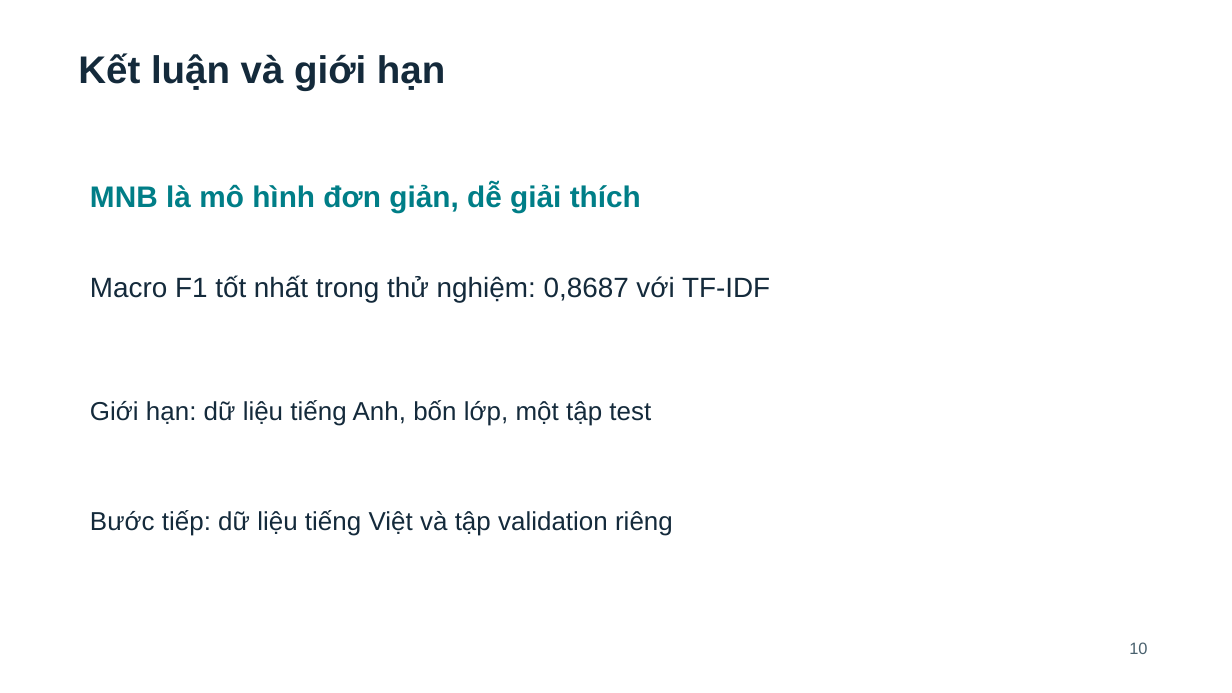
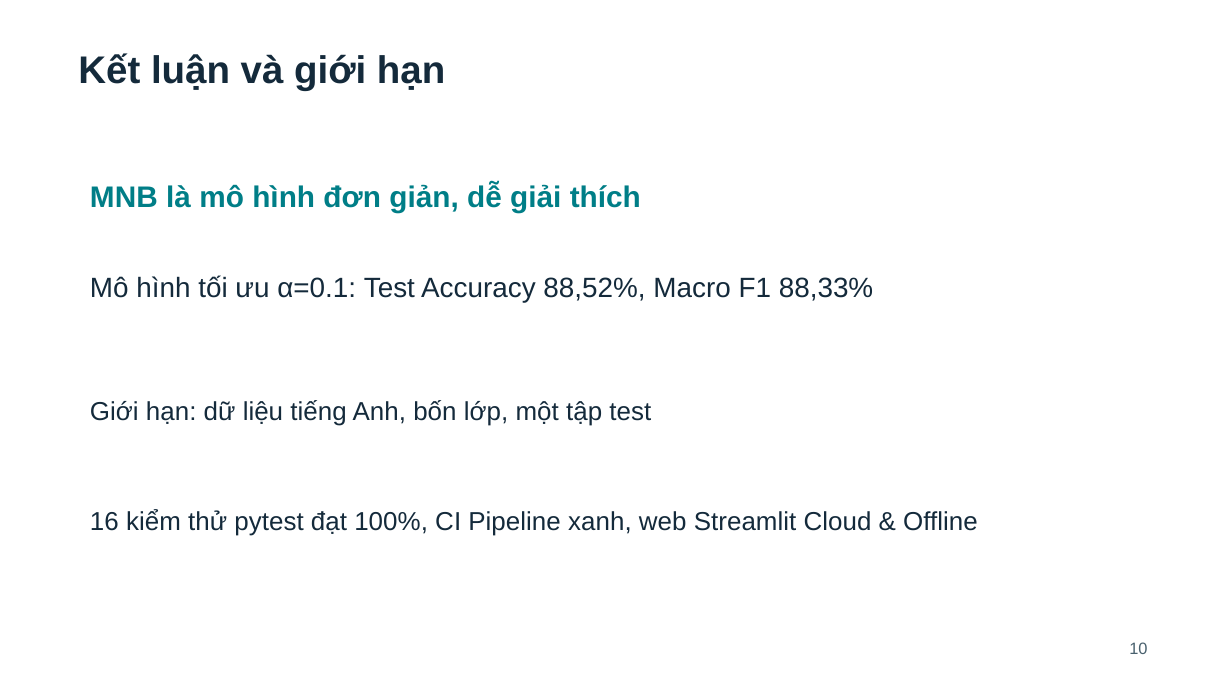
Before and after one commit to thinh204/phan-loai-van-ban-naive-bayes, a slide deck: slide 10 of presentation/phan-loai-van-ban-naive-bayes-v2.pptx. Drawn at 1232x693 pixels with LibreOffice and Linux fonts; fonts in the diff are those of the drawing. Boxes give left, top, right and bottom in pixels: in the first picture for what was removed or moved away, otherwise in the second. Text is boxed around its words. In the diff, an @@ line names an element or a change of style, - is before the commit and + after.

```diff
--- a/presentation/phan-loai-van-ban-naive-bayes-v2.pptx
+++ b/presentation/phan-loai-van-ban-naive-bayes-v2.pptx
@@ text at box(90, 275, 873, 302): text changed @@
-Macro F1 tốt nhất trong thử nghiệm: 0,8687 với TF-IDF
+Mô hình tối ưu α=0.1: Test Accuracy 88,52%, Macro F1 88,33%
@@ text at box(90, 509, 978, 536): text changed @@
-Bước tiếp: dữ liệu tiếng Việt và tập validation riêng
+16 kiểm thử pytest đạt 100%, CI Pipeline xanh, web Streamlit Cloud & Offline
```
Also in this commit, not shown: 2 other slides changed, 2 other files.
